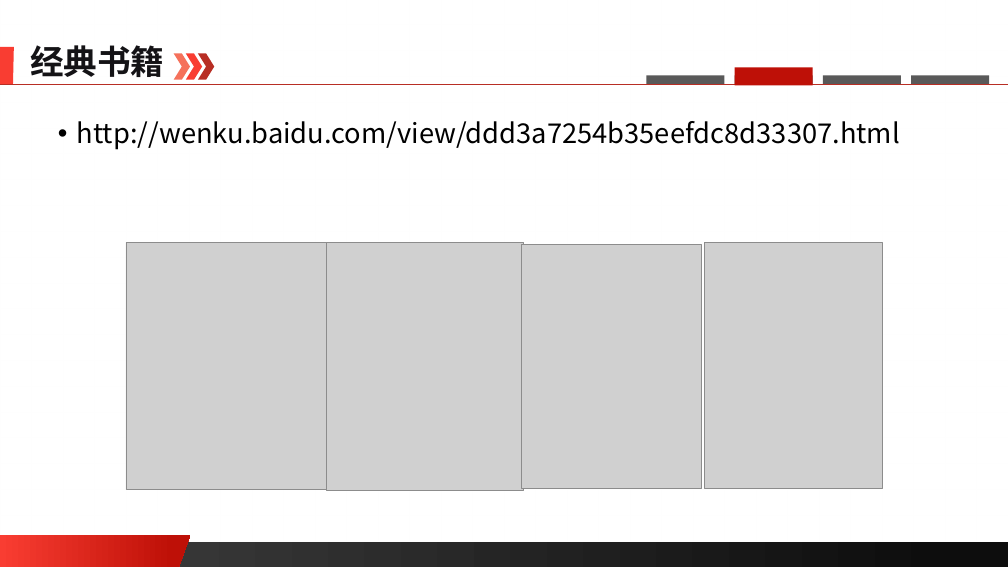
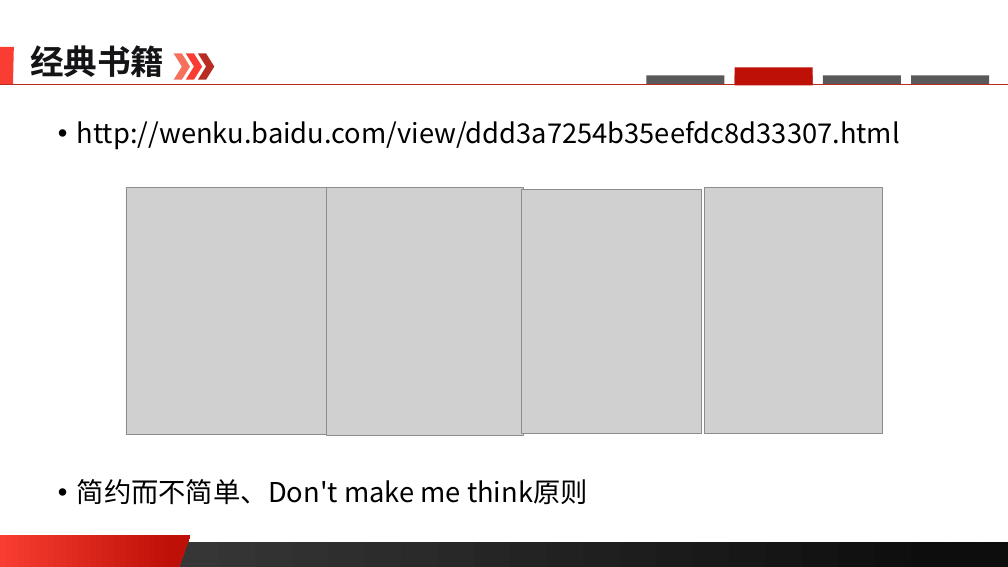
Before and after one commit to edu2act/course-software-process, a slide deck: slide 25 of materials/slides/ch07.pptx (slide 23 before the commit). Drawn at 1008x567 pixels with LibreOffice and Linux fonts; fonts in the diff are those of the drawing; grey boxes stand for pictures; background and template pictures are left out. Boxes give left, top, right and bottom in pixels: in the first picture for what was removed or moved away, otherwise in the second. Text is boxed around its words. In the diff, an @@ line names an element or a change of style, - is before the commit and + after.

```diff
--- a/materials/slides/ch07.pptx
+++ b/materials/slides/ch07.pptx
@@ 4 pictures moved together from (x1=126, y1=242, x2=882, y2=491) to (x1=126, y1=188, x2=882, y2=436) @@
@@ text at (x1=77, y1=479, x2=588, y2=505): paragraph added @@
+• 简约而不简单、Don't make me think原则
```
Also in this commit, not shown: 6 other slides changed, 3 slides added, 1 slide removed, 1 other file.
